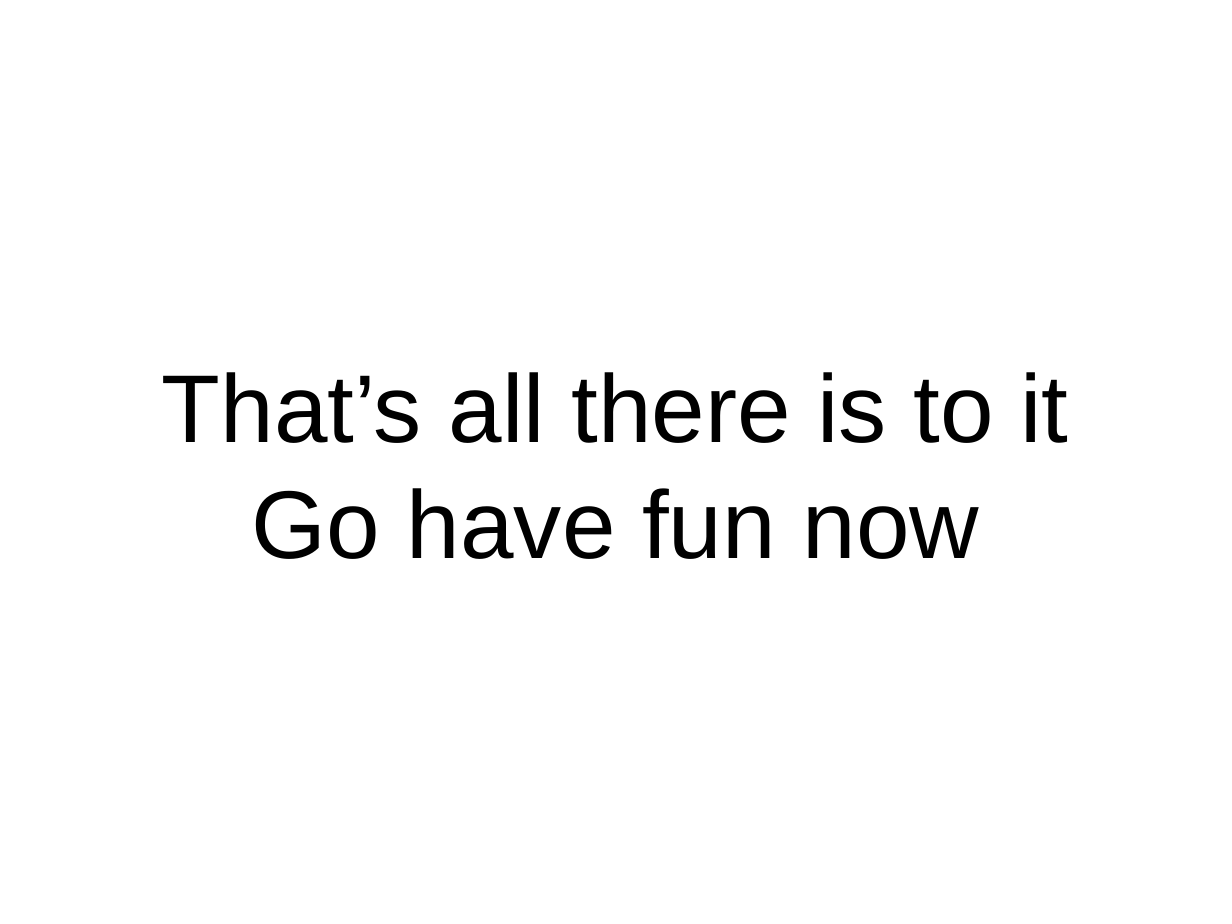
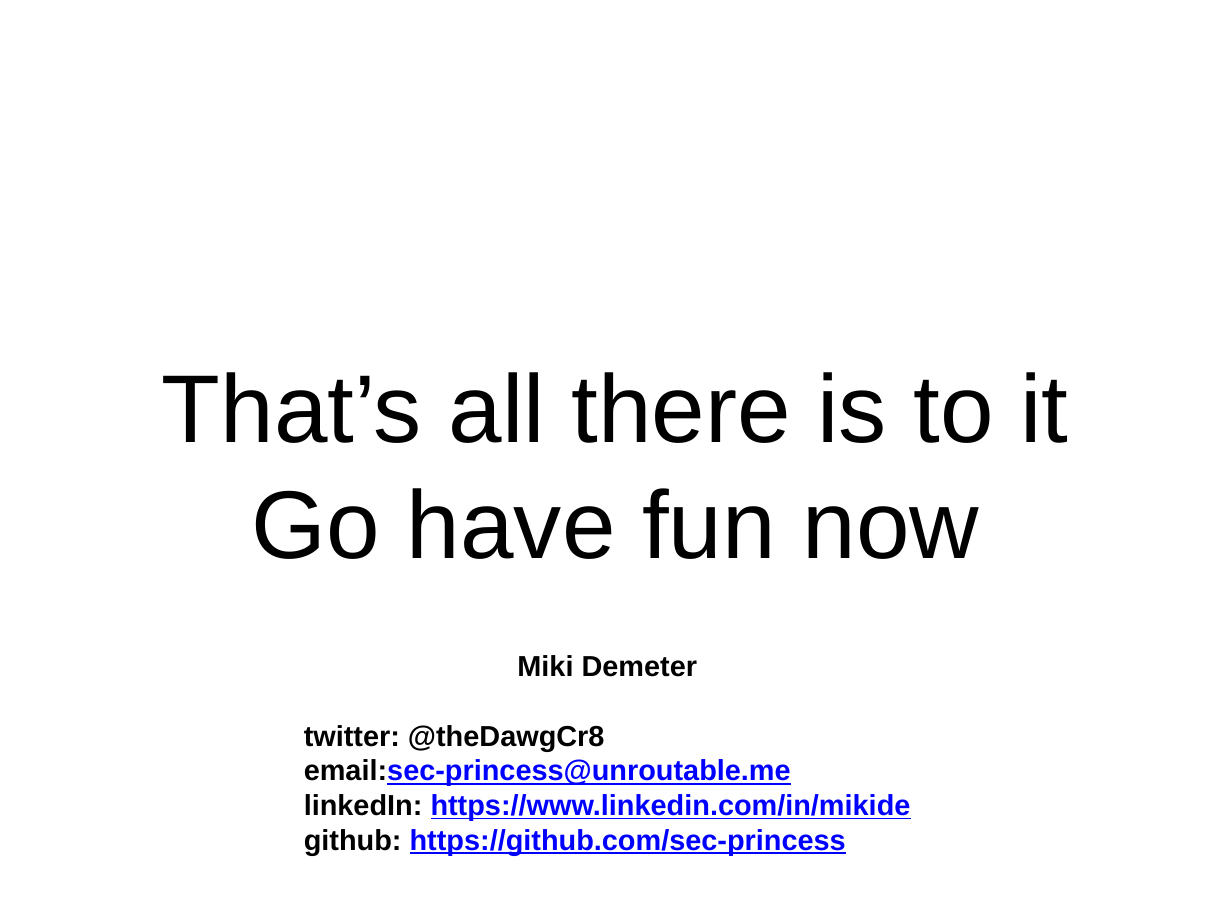
Before and after one commit to sec-princess/CTF-101, a slide deck: slide 24 of CTF-101 H4ck3r k1d3rgart3n.pptx (slide 23 before the commit). Drawn at 1232x924 pixels with LibreOffice and Linux fonts; fonts in the diff are those of the drawing. Boxes give left, top, right and bottom in pixels: in the first picture for what was removed or moved away, otherwise in the second. Text is boxed around its words. In the diff, an @@ line names an element or a change of style, - is before the commit and + after.

```diff
--- a/CTF-101 H4ck3r k1d3rgart3n.pptx
+++ b/CTF-101 H4ck3r k1d3rgart3n.pptx
@@ text added at <box>304,655,911,855</box>, 24 pt, text #0000FF, bold, underline @@
+Miki Demeter
+twitter: @theDawgCr8
+email:sec-princess@unroutable.me
+linkedIn: https://www.linkedin.com/in/mikide
+github: https://github.com/sec-princess
```
Also in this commit, not shown: 1 slide added, 1 other file.
